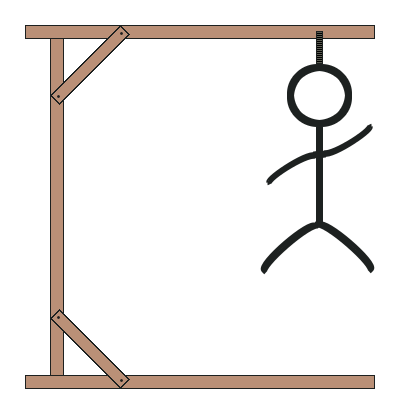
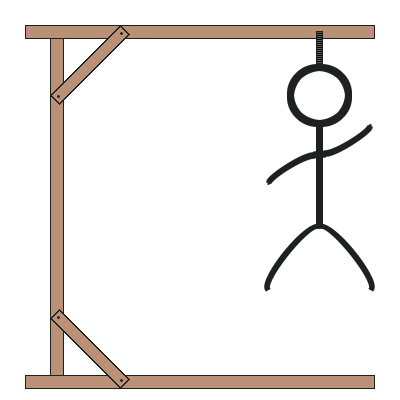
Comparing the layer stacks of the two 400x400 images. Changes:
painted on "RightLeg" over (314, 221, 375, 292)
painted on "LeftLeg" over (260, 221, 321, 292)
